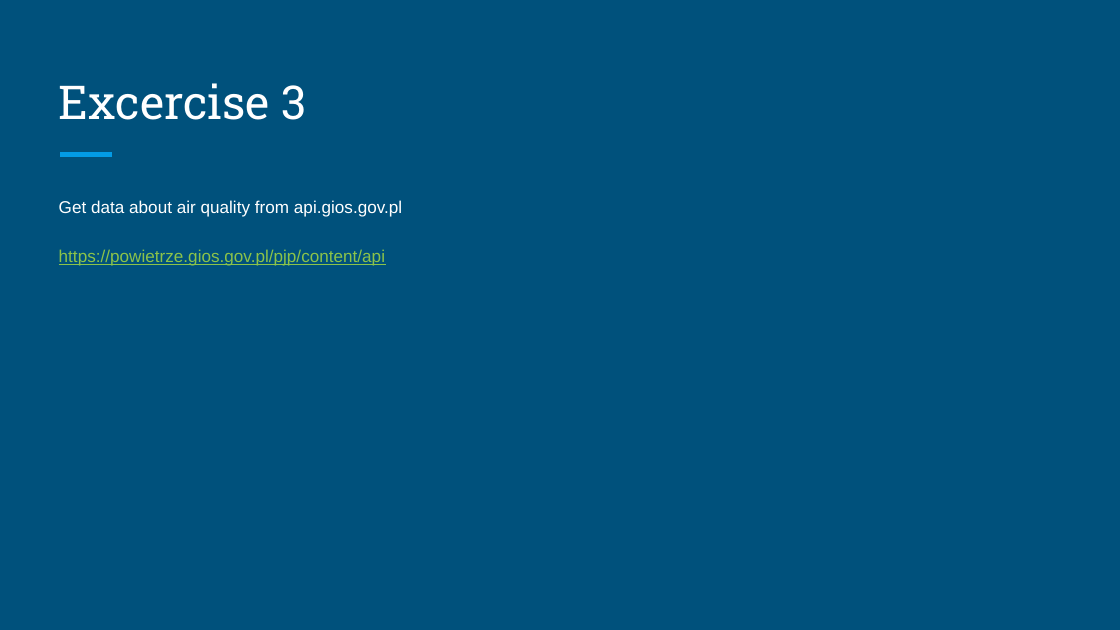
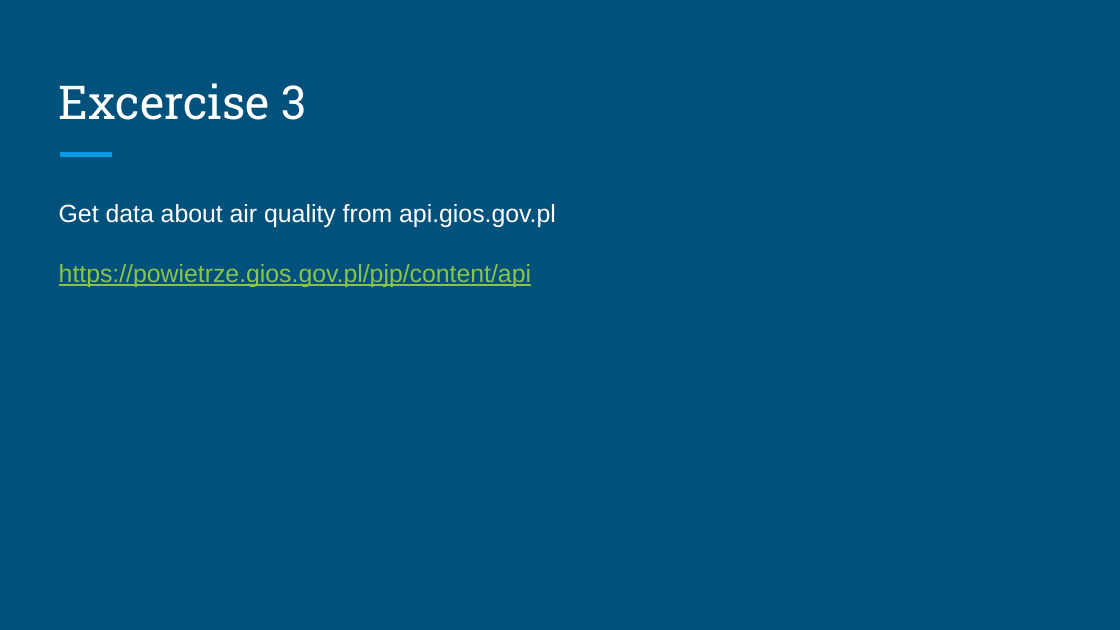
Before and after one commit to bartekb4/ApiExcercises, a slide deck: slide 18 of WEB API.pptx. Drawn at 1120x630 pixels with LibreOffice and Linux fonts; fonts in the diff are those of the drawing. Boxes give left, top, right and bottom in pixels: in the first picture for what was removed or moved away, otherwise in the second. Text is boxed around its words. In the diff, an @@ line names an element or a change of style, - is before the commit and + after.

```diff
--- a/WEB API.pptx
+++ b/WEB API.pptx
@@ text "Get data about air quality ..." at [59, 204, 556, 287]: size 11 to 16 pt @@
```
Also in this commit, not shown: 1 other slide changed, 1 slide added, 1 slide removed.
